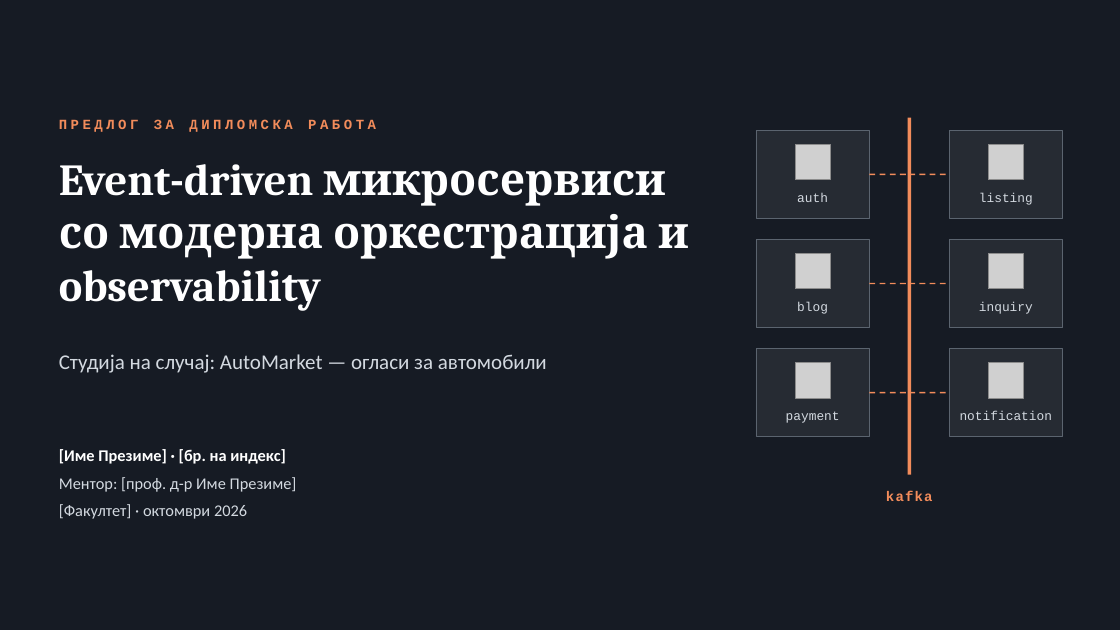
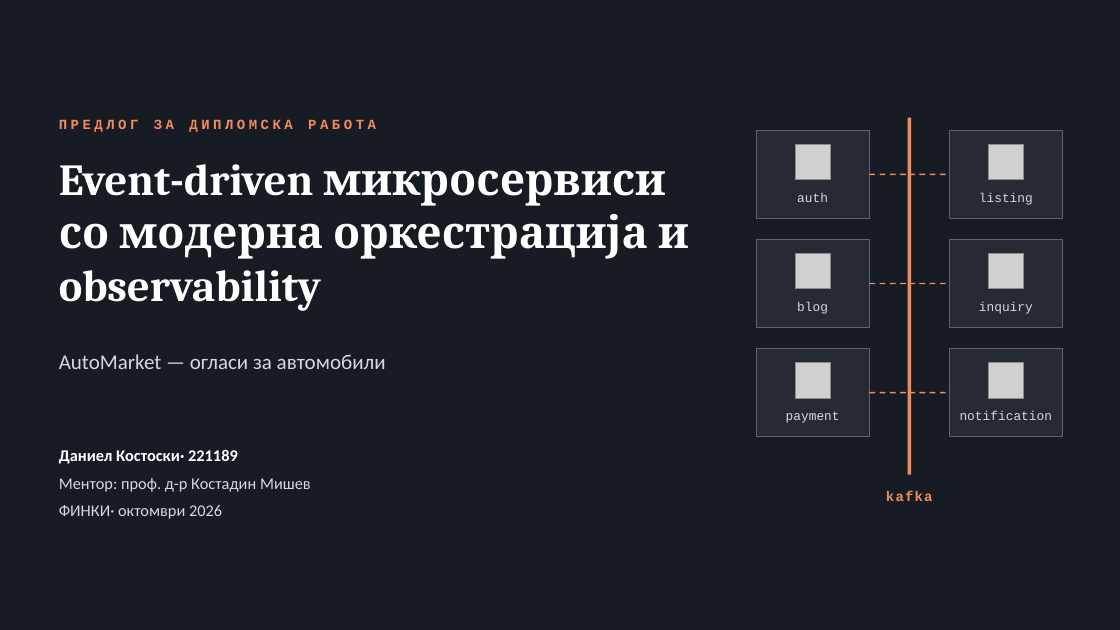
Before and after one commit to Dkostoski30/automarket2-be, a slide deck: slide 1 of docs/predlog.pptx. Drawn at 1120x630 pixels with LibreOffice and Linux fonts; fonts in the diff are those of the drawing; grey boxes stand for pictures. Boxes give left, top, right and bottom in pixels: in the first picture for what was removed or moved away, otherwise in the second. Text is boxed around its words. In the diff, an @@ line names an element or a change of style, - is before the commit and + after.

```diff
--- a/docs/predlog.pptx
+++ b/docs/predlog.pptx
@@ text at (x1=59, y1=354, x2=386, y2=369): text changed @@
-Студија на случај: AutoMarket — огласи за автомобили
+AutoMarket — огласи за автомобили
@@ text at (x1=59, y1=449, x2=311, y2=519): text changed @@
-[Име Презиме] · [бр. на индекс]
-Ментор: [проф. д-р Име Презиме]
-[Факултет] · октомври 2026
+Даниел Костоски· 221189
+Ментор: проф. д-р Костадин Мишев
+ФИНКИ· октомври 2026
```
Also in this commit, not shown: 3 other slides changed.
